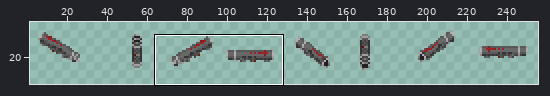
One commit to this sprite sheet: Resources/AwesomeGuns/Weapons/SINGLE_ROCKET_LAUNCHER/Handobs.gif. Above, an overview of the earlier version with the close-up marked.
Close-up. Before the edit:
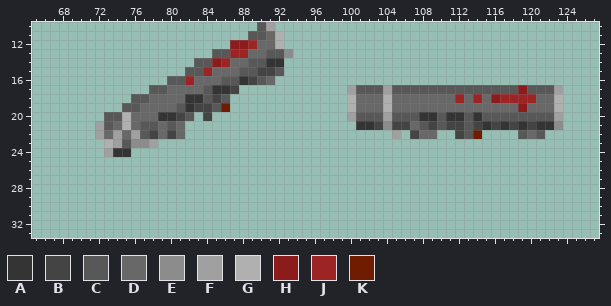
The file is 256x40 pixels. Shown: x 65..127, y 10..33. The wide view leaves out empty margins. The commit also changed other parts of the picture, which this record leaves out.
Palette (. is transparent): A #343434  B #444444  C #585858  D #686868  E #8c8c8c  F #a0a0a0  G #b0b0b0  H #8c1c1c  J #9c2424  K #701c00
Pixels before, first column x 72:
10 ..................CF................................
11 .................CCDG...............................
12 ...............HHJDDG...............................
13 .............CCJJDDCCE..............................
14 ...........CCHJDDCCAA...............................
15 ..........CCJDDDCCBBC...............................
16 ........CCJDDDCCABCD................................
17 ......CCDDDDCAAB............FCCCFCCCCCCCCCCCCCCHCCCF
18 ....CCDDDDAACBC.............GDDDGDDDDDDDJDJDHJJJJDDG
19 ...CCDDDDCABBCK.............GDDDGDDDDDDDDDDDDDDHDDDG
20 .CCGDDDAABC.B...............FCCCFCCCAACAACACCCCCCCCF
21 FCDGDCCDCD...................AABEBBDCBCBBCBABABABAAE
22 FDFDFCBDBD.......................F.BDD..BCK....CDC..
23 .GFCEEF.............................................
24 .FAA................................................
New version:
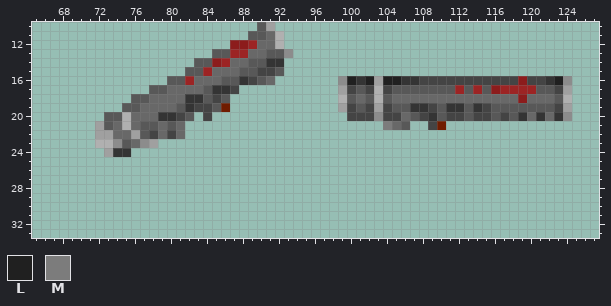
Colours new in this view: L #202020  M #7c7c7c
The exact change:
The author put colour A in row 16 at x 101, 106 to 107 and 122.
Colour C becomes colour A in row 20 at x 119 and 121.
Colour D becomes colour A in row 19 at x 107 to 108, 111 to 112 and 114.
Colour F becomes colour A in row 20 at x 123.
The author put colour B in row 16 at x 108 to 118 and 120 to 121.
Colour A becomes colour B in row 20 at x 108, 111 to 112 and 114.
Colour C becomes colour B in row 17 at x 102; in row 20 at x 101 to 102, 105, 115 and 117.
Colour D becomes colour B in row 19 at x 102, 109 and 115.
Colour F becomes colour B in row 17 at x 100, 104 and 123; in row 20 at x 100 and 104.
Colour G becomes colour B in row 19 at x 100, 104 and 123.
Colour B becomes colour C in row 21 at x 106.
Colour D becomes colour C in row 18 at x 102; in row 19 at x 101, 105 to 106, 110, 113, 116 to 118 and 120 to 122.
Colour G becomes colour C in row 18 at x 100, 104 and 123.
Colour H becomes colour C in row 19 at x 119.
Colour B becomes colour D in row 21 at x 105.
Colour C becomes colour D in row 20 at x 106, 120 and 122.
Colour E becomes colour D in row 23 at x 76.
Colour F becomes colour D in row 22 at x 74.
Colour H becomes colour D in row 18 at x 116.
Colour J becomes colour D in row 18 at x 112, 114, 117 to 118 and 120.
The author put colour E in row 16 at x 99 and 124; in row 20 at x 124.
Colour C becomes colour E in row 20 at x 103.
Colour F becomes colour E in row 23 at x 74.
The author put colour F in row 16 at x 103; in row 17 at x 99 and 124; in row 19 at x 99 and 124.
Colour D becomes colour F in row 19 at x 103; in row 22 at x 73.
The author put colour G in row 18 at x 99 and 124; in row 23 at x 72.
Colour C becomes colour G in row 17 at x 103.
Colour D becomes colour G in row 18 at x 103.
The author put colour H in row 16 at x 119.
Colour C becomes colour H in row 17 at x 116.
Colour J becomes colour H in row 18 at x 119.
Colour C becomes colour J in row 17 at x 112, 114, 117 to 118 and 120.
Colour H becomes colour J in row 17 at x 119.
Colour C becomes colour K in row 21 at x 110.
The author put colour L in row 16 at x 100, 102, 104 to 105 and 123.
Colour E becomes colour M in row 21 at x 104.
The author cleared colour A in row 21 at x 101 to 102, 115, 117, 119 and 121 to 122.
The author cleared colour B in row 21 at x 103, 111 to 112, 114, 116, 118 and 120; in row 22 at x 107 and 112.
The author cleared colour C in row 21 at x 108 and 113; in row 22 at x 113, 119 and 121.
The author cleared colour D in row 21 at x 107; in row 22 at x 108 to 109 and 120.
The author cleared colour E in row 21 at x 123.
The author cleared colour F in row 22 at x 105.
The author cleared colour K in row 22 at x 114.
